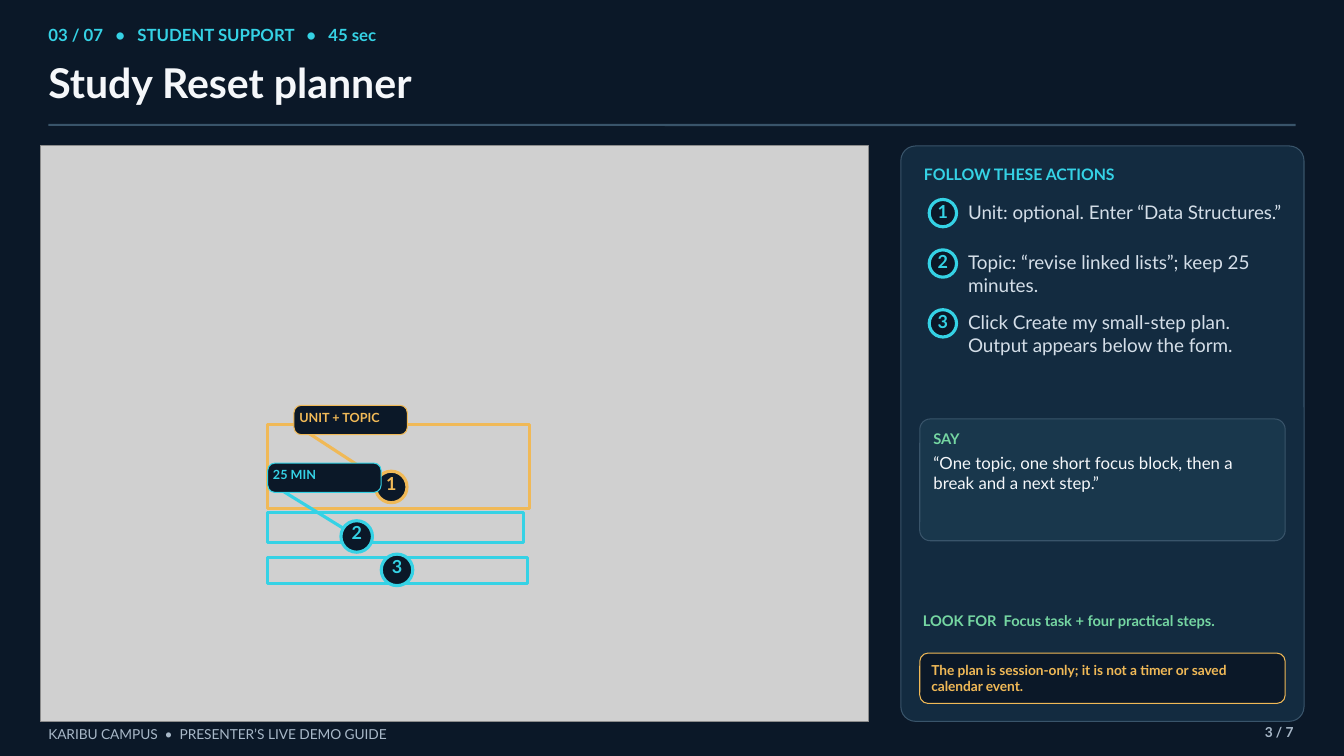
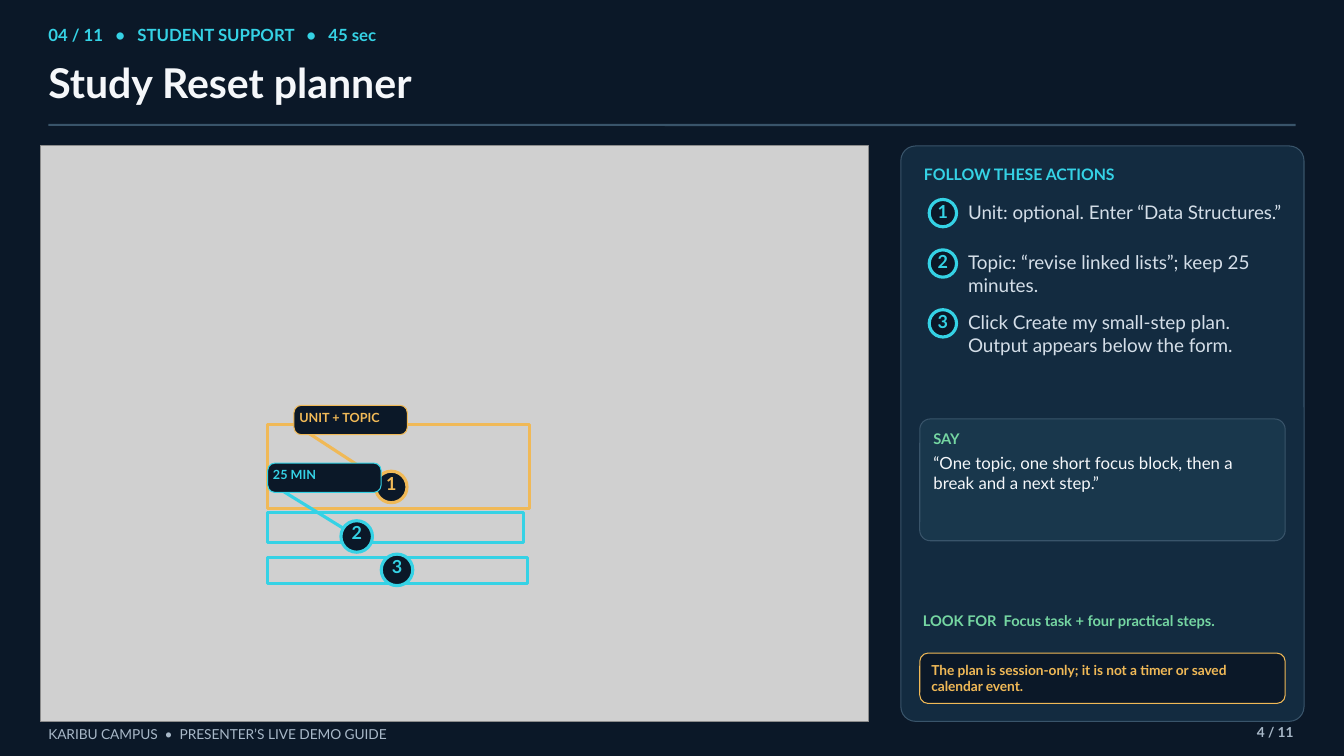
Before and after one commit to Tony405-spec/Karibu-Campus, a slide deck: slide 4 of presentation/demo_guide.pptx (slide 3 before the commit). Drawn at 1344x756 pixels with LibreOffice and Linux fonts; fonts in the diff are those of the drawing; grey boxes stand for pictures. Boxes give left, top, right and bottom in pixels: in the first picture for what was removed or moved away, otherwise in the second. Text is boxed around its words. In the diff, an @@ line names an element or a change of style, - is before the commit and + after.

```diff
--- a/presentation/demo_guide.pptx
+++ b/presentation/demo_guide.pptx
@@ text at <box>48,28,376,41</box>: text changed @@
-03 / 07 • STUDENT SUPPORT • 45 sec
+04 / 11 • STUDENT SUPPORT • 45 sec
@@ text at <box>1257,727,1294,737</box>: text changed @@
-3 / 7
+4 / 11
```
Also in this commit, not shown: 6 other slides changed, 4 slides added.
